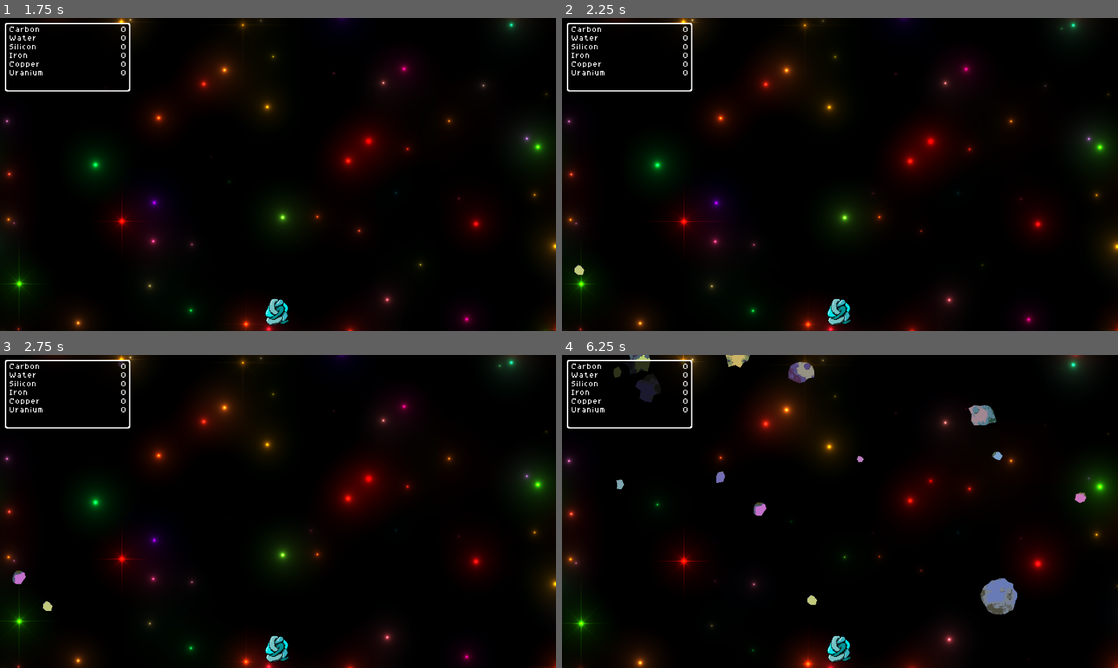
Above: before the commit, frames 1-4 (two rows, left to right).
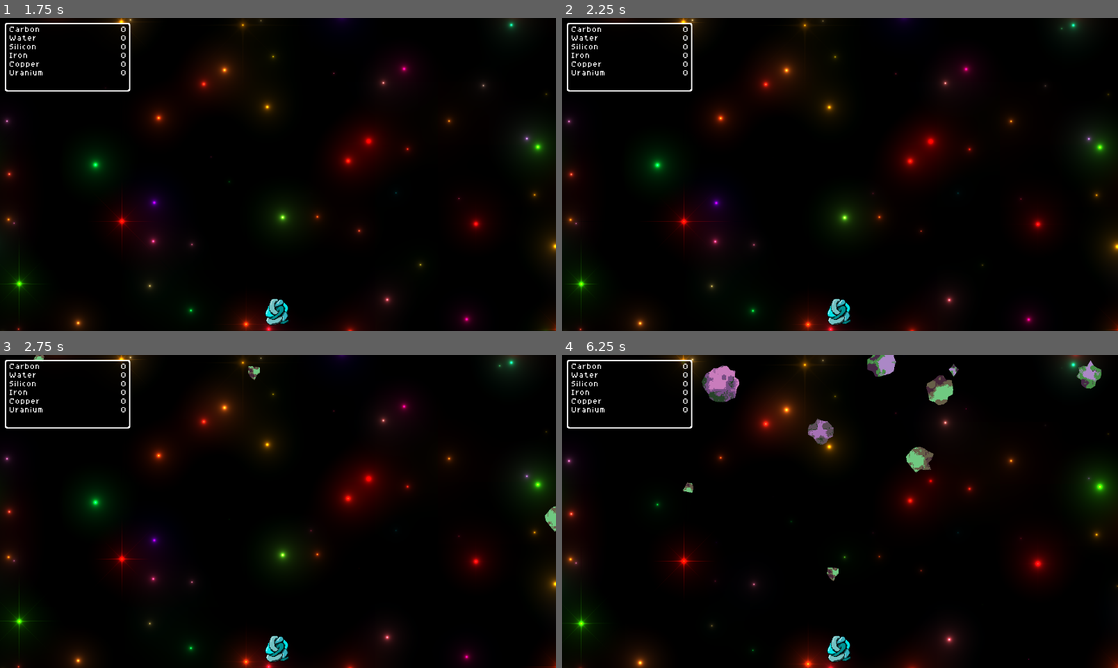
Above: after the commit, the same moments.

Repository: docwhat/screams-into-the-void
Game: Godot game, scene res://main.tscn
Same seed, same stepped clock (60 frames per second), same inputs: the game is played once before the commit and once after it.
Inputs (mouse positions are in pixels of both pictures, inside the frame that each line leads up to):
- Up to frame 1 (1.75 s): click "Play" at 0.5 s; tap Enter at 1.25 s; move the mouse to (400, 158) at 1.27 s; hold Shift from 1.28 s (still down); click (400, 158) at 1.42 s
- Up to frame 2 (2.25 s): release Shift at 2 s; tap Space at 2 s; drag from (728, 190) to (840, 312) at 2.02 s
- Up to frame 3 (2.75 s): no input
- Up to frame 4 (6.25 s): move the mouse to (895, 442) at 2.77 s; tap Ctrl at 2.85 s; click (895, 442) at 2.92 s; drag from (812, 574) to (673, 464) at 3.52 s; move the mouse to (1006, 558) at 4.27 s; tap Alt at 4.35 s; click (1006, 558) at 4.42 s; tap Escape (pause) at 4.9 s; click "Play" at 5 s; drag from (673, 464) to (840, 649) at 5.77 s

Frame 1 is identical in both runs. In frame 2, less than 0.1% of the frame differs, in the area x 2-4%, y 78-83%; in frame 3, 0.3%; in frame 4, 4.1%, in the area x 9-97%, y 0-83%.

Commit message:
played with asteroid size/colors

Diff:
--- /dev/null
+++ b/ColorSchemes.gd
@@ -0,0 +1,47 @@
+extends Node
+
+# Using ideas from https://www.iquilezles.org/www/articles/palettes/palettes.htm
+func generate_colorscheme(n_colors : int, hue_diff : float = 0.9, saturation : float = 0.5) -> PackedColorArray:
+#       var a = Vector3(rand_range(0.0, 0.5), rand_range(0.0, 0.5), rand_range(0.0, 0.5))
+        var a = Vector3(0.5,0.5,0.5)
+#       var b = Vector3(rand_range(0.1, 0.6), rand_range(0.1, 0.6), rand_range(0.1, 0.6))
+        var b = Vector3(0.5,0.5,0.5) * saturation
+        var c = Vector3(
+          Global.rng.randf_range(0.5, 1.5),
+          Global.rng.randf_range(0.5, 1.5),
+          Global.rng.randf_range(0.5, 1.5)
+        ) * hue_diff
+        var d = Vector3(
+          Global.rng.randf_range(0.0, 1.0),
+          Global.rng.randf_range(0.0, 1.0),
+          Global.rng.randf_range(0.0, 1.0)
+        ) * Global.rng.randf_range(1.0, 3.0)
+
+        var cols = PackedColorArray()
+        var n = float(n_colors - 1.0)
+        n = max(1, n)
+        for i in range(0, n_colors, 1):
+                var vec3 = Vector3()
+                vec3.x = (a.x + b.x * cos(6.28318 * (c.x * float(i/n) + d.x)))
+                vec3.y = (a.y + b.y * cos(6.28318 * (c.y * float(i/n) + d.y)))
+                vec3.z = (a.z + b.z * cos(6.28318 * (c.z * float(i/n) + d.z)))
+
+                cols.append(Color(vec3.x, vec3.y, vec3.z))
+
+        return cols
+
+# Returns a set of related colors.
+func randomize_colors(count : int = 3) -> Array[Color]:
+  var seed_colors : PackedColorArray = generate_colorscheme(
+    3,
+    Global.rng.randf_range(0.3, 0.6),
+    0.5
+  )
+  var cols : Array[Color] = []
+  for i : int in count:
+    var new_col : Color = seed_colors[i].darkened(i/float(count))
+    new_col = new_col.lightened((1.0 - (i/float(count))) * 0.2)
+
+    cols.append(new_col)
+
+  return cols
--- a/Global.gd
+++ b/Global.gd
@@ -6,7 +6,11 @@
 )
 
 var rng : RandomNumberGenerator = RandomNumberGenerator.new()
-var star_speed : float = 0.01
+
+var debug_asteroid_size : bool = OS.is_debug_build() && false
+
+# Star background
+var star_speed : float = 0.03
 
 # Player information.
 var player_size : Vector2 = Vector2(64, 64)
@@ -15,9 +19,16 @@
 # How much rocks do we have. (PlayerState)
 var collection : MatterCollection = MatterCollection.new()
 
-# Asteroid system variables
-var asteroid_player_intercept_chance : float = 0.3  # 30% chance asteroids target player
-var asteroid_top_down_bias : float = 0.7  # 70% chance asteroids come from top
+# Chance that an asteroid aims directly for the player. 1.0 == 100%
+var asteroid_player_intercept_chance : float = 0.3
+
+# Change that an asteroid is spawned, weighted. The number of asteroids is
+# the index.
+var asteroid_spawn_chances : Array[float] = [1, 6, 4, 2, 1, 0.5, 0.25, 0.125, 0.0625]
+
+# The number of asteroids to spawn based on the spawn chances.
+func number_of_asteroids_to_spawn() -> int:
+  return rng.rand_weighted(asteroid_spawn_chances)
 
 # Materials. Never delete any. Never change any numbers. Otherwise
 # saves won't work.
--- a/asteroid/AsteroidSize.gd
+++ b/asteroid/AsteroidSize.gd
@@ -16,42 +16,123 @@
 static var GargantuanAsteroidSize
 
 static func _static_init():
-  # new(radius, max_radius_delta, poly_points, probability)
-  TinyAsteroidSize = AsteroidSize.new(8, 3.0, 6, 1.0)
+  ##############################################
+  TinyAsteroidSize = AsteroidSize.new()
+  TinyAsteroidSize.radius = 8
+  TinyAsteroidSize.max_radius_delta = 3.0
+  TinyAsteroidSize.number_of_points = 6
+  TinyAsteroidSize.probability = 1.0
+
+  # Shader parameters
+  TinyAsteroidSize.noise_size = 20.0
+  TinyAsteroidSize.crater_size = 0.2
   ALL_SIZES.push_back(TinyAsteroidSize)
 
-  SmallAsteroidSize = AsteroidSize.new(12, 4.5, 7, 2.0)
+  ##############################################
+  SmallAsteroidSize = AsteroidSize.new()
+  SmallAsteroidSize.radius = 12
+  SmallAsteroidSize.max_radius_delta = 4.5
+  SmallAsteroidSize.number_of_points = 7
+  SmallAsteroidSize.probability = 2.0
+
+  # Shader parameters
+  SmallAsteroidSize.noise_size = 18.0
+  SmallAsteroidSize.crater_size = 0.2
   ALL_SIZES.push_back(SmallAsteroidSize)
 
-  SpikySmallAsteroidSize = AsteroidSize.new(12, 10.0, 6, 1.5)
+  ##############################################
+  SpikySmallAsteroidSize = AsteroidSize.new()
+  SpikySmallAsteroidSize.radius = 12
+  SpikySmallAsteroidSize.max_radius_delta = 10.0
+  SpikySmallAsteroidSize.number_of_points = 8
+  SpikySmallAsteroidSize.probability = 1.5
+
+  # Shader parameters
+  SpikySmallAsteroidSize.noise_size = 18.0
+  SpikySmallAsteroidSize.crater_size = 0.2
   ALL_SIZES.push_back(SpikySmallAsteroidSize)
 
-  MediumAsteroidSize = AsteroidSize.new(16, 6.4, 10, 2.5)
+  ##############################################
+  MediumAsteroidSize = AsteroidSize.new()
+  MediumAsteroidSize.radius = 16
+  MediumAsteroidSize.max_radius_delta = 7.4
+  MediumAsteroidSize.number_of_points = 11
+  MediumAsteroidSize.probability = 2.5
+
+  # Shader parameters
+  MediumAsteroidSize.pixels = 75.0
+  MediumAsteroidSize.noise_size = 10.0
+  MediumAsteroidSize.crater_size = 0.25
   ALL_SIZES.push_back(MediumAsteroidSize)
 
-  BigAsteroidSize = AsteroidSize.new(28, 12.0, 14, 5.0)
+  ##############################################
+  BigAsteroidSize = AsteroidSize.new()
+  BigAsteroidSize.radius = 28
+  BigAsteroidSize.max_radius_delta = 11.0
+  BigAsteroidSize.number_of_points = 17
+  BigAsteroidSize.probability = 5.0
+
+  # Shader parameters
+  BigAsteroidSize.noise_size = 6.3
+  BigAsteroidSize.crater_size = 0.3
   ALL_SIZES.push_back(BigAsteroidSize)
 
-  LargeAsteroidSize = AsteroidSize.new(32, 10.0, 18, 2.0)
+  ##############################################
+  LargeAsteroidSize = AsteroidSize.new()
+  LargeAsteroidSize.radius = 32
+  LargeAsteroidSize.max_radius_delta = 10.0
+  LargeAsteroidSize.number_of_points = 19
+  LargeAsteroidSize.probability = 2.0
+
+  # Shader parameters
+  LargeAsteroidSize.noise_size = 5.3
+  LargeAsteroidSize.crater_size = 0.35
   ALL_SIZES.push_back(LargeAsteroidSize)
 
-  HugeAsteroidSize = AsteroidSize.new(42, 5.0, 25, 0.2)
+  ##############################################
+  HugeAsteroidSize = AsteroidSize.new()
+  HugeAsteroidSize.radius = 42
+  HugeAsteroidSize.max_radius_delta = 7.0
+  HugeAsteroidSize.number_of_points = 25
+  HugeAsteroidSize.probability = 0.2
+
+  # Shader parameters
+  HugeAsteroidSize.noise_size = 5.3
+  HugeAsteroidSize.crater_size = 0.3
   ALL_SIZES.push_back(HugeAsteroidSize)
 
-  GargantuanAsteroidSize = AsteroidSize.new(64, 4.0, 40, 0.1)
+  ##############################################
+  GargantuanAsteroidSize = AsteroidSize.new()
+  GargantuanAsteroidSize.radius = 64
+  GargantuanAsteroidSize.max_radius_delta = 5.0
+  GargantuanAsteroidSize.number_of_points = 40
+  GargantuanAsteroidSize.probability = 0.1
+
+  # Shader parameters
+  GargantuanAsteroidSize.noise_size = 5.3
+  GargantuanAsteroidSize.crater_size = 0.3
   ALL_SIZES.push_back(GargantuanAsteroidSize)
 
 # Base radius of the asteroid.
-var radius : float
+var radius : float = 10
 
 # Maximum change to the radius of the asteroid.
-var max_radius_delta : float
+var max_radius_delta : float  = 3
 
 # Used to calculate what the probability of an asteroid being spawned is.
-var probability : float
+var probability : float = 0.1
 
 # The number of points for the polygon.
 var number_of_points : int
+
+# The ratio of pixels on the asteroid's surface.
+var pixels : float = 75.0
+
+# The size of the noise patterns.
+var noise_size : float = 5.3
+
+# The size of the craters.
+var crater_size : float = 0.3
 
 # Stores all asteroid sizes.
 static var ALL_SIZES : Array[AsteroidSize] = []
@@ -66,11 +147,27 @@
   var random_index = Global.rng.rand_weighted(weights)
   return ALL_SIZES[random_index]
 
-func _init(r : float, d : float, n: int, p: float) -> void:
-    radius = r
-    max_radius_delta = d
-    number_of_points = n
-    probability = p
+func configure_shader(mat : ShaderMaterial) -> void:
+  mat.set_shader_parameter("pixels", pixels)
+  mat.set_shader_parameter("noise_size", noise_size)
+  mat.set_shader_parameter("crater_size", crater_size)
+
+  if Global.debug_asteroid_size:
+    print_rich("r: %.0f +/- %.1f \t n: %d \t pix: %.2f \t noise: %.2f \t crater: %.2f" % [
+      radius,
+      max_radius_delta,
+      number_of_points,
+      pixels,
+      noise_size,
+      crater_size
+    ])
+    print_rich("  n/r: %.2f  d/r: %.2f  noise/r: %.2f  crater/r: %.3f  crater/noise: %.3f" % [
+      number_of_points / radius,
+      max_radius_delta / radius,
+      noise_size / radius,
+      crater_size / radius,
+      crater_size / noise_size
+    ])
 
 # Generate a set of points describing an asteroid of this size.
 func generatePolygon() -> PackedVector2Array:
--- a/asteroid/asteroid.gd
+++ b/asteroid/asteroid.gd
@@ -7,51 +7,6 @@
 var asteroid_size : AsteroidSize
 
 var composition : MatterCollection = MatterCollection.new()
-
-# Using ideas from https://www.iquilezles.org/www/articles/palettes/palettes.htm
-func generate_colorscheme(n_colors : int, hue_diff : float = 0.9, saturation : float = 0.5) -> PackedColorArray:
-#       var a = Vector3(rand_range(0.0, 0.5), rand_range(0.0, 0.5), rand_range(0.0, 0.5))
-        var a = Vector3(0.5,0.5,0.5)
-#       var b = Vector3(rand_range(0.1, 0.6), rand_range(0.1, 0.6), rand_range(0.1, 0.6))
-        var b = Vector3(0.5,0.5,0.5) * saturation
-        var c = Vector3(
-          Global.rng.randf_range(0.5, 1.5),
-          Global.rng.randf_range(0.5, 1.5),
-          Global.rng.randf_range(0.5, 1.5)
-        ) * hue_diff
-        var d = Vector3(
-          Global.rng.randf_range(0.0, 1.0),
-          Global.rng.randf_range(0.0, 1.0),
-          Global.rng.randf_range(0.0, 1.0)
-        ) * Global.rng.randf_range(1.0, 3.0)
-
-        var cols = PackedColorArray()
-        var n = float(n_colors - 1.0)
-        n = max(1, n)
-        for i in range(0, n_colors, 1):
-                var vec3 = Vector3()
-                vec3.x = (a.x + b.x * cos(6.28318 * (c.x * float(i/n) + d.x)))
-                vec3.y = (a.y + b.y * cos(6.28318 * (c.y * float(i/n) + d.y)))
-                vec3.z = (a.z + b.z * cos(6.28318 * (c.z * float(i/n) + d.z)))
-
-                cols.append(Color(vec3.x, vec3.y, vec3.z))
-
-        return cols
-
-func randomize_colors() -> Array[Color]:
-  var seed_colors : PackedColorArray = generate_colorscheme(
-    3,
-    Global.rng.randf_range(0.3, 0.6),
-    0.5
-  )
-  var cols : Array[Color] = []
-  for i : int in 3:
-    var new_col : Color = seed_colors[i].darkened(i/3.0)
-    new_col = new_col.lightened((1.0 - (i/3.0)) * 0.2)
-
-    cols.append(new_col)
-
-  return cols
 
 func _ready() -> void:
   asteroid_size = AsteroidSize.get_random_asteroid_size()
@@ -72,13 +27,18 @@
   poly.set_polygon(points)
   var mat: ShaderMaterial = poly.material
   mat.set_shader_parameter("seed", Global.rng.randf() * 1000 / 100.0)
-  mat.set_shader_parameter("colors", randomize_colors())
+  set_colors(ColorSchemes.randomize_colors())
+
+  asteroid_size.configure_shader(mat)
 
   # Collision polygon shape.
   var collider : CollisionPolygon2D = $CollisionPolygon2D
   collider.set_polygon(points)
 
   count += 1
+
+func set_colors(colors : Array[Color]) -> void:
+  $Polygon2D.material.set_shader_parameter("colors", colors)
 
 func be_absorbed() -> void:
   Global.collection.add_collection(composition)
@@ -104,3 +64,79 @@
          pos.x >= 0.0 - fudge && \
          pos.x <= screen.x + fudge && \
          pos.y <= screen.y + fudge
+
+enum Side {
+  TOP,
+  LEFT,
+  RIGHT,
+  BOTTOM
+}
+
+# Asteroids start off screen. We need to ensure they spawn far enough off screen
+# that they can't be seen.
+func calculate_asteroid_starting_position(screen_size : Vector2) -> Vector2:
+  # Distance from edge of screen to the asteroid off screen.
+  var spawn_margin : int = 100
+
+  # Where the asteroid should spawn.
+  var sides = [Side.TOP, Side.LEFT, Side.RIGHT, Side.BOTTOM]
+  var side_weights : PackedFloat32Array = [5, 1.5, 1.5, 0.2]
+
+  var side_index = Global.rng.rand_weighted(side_weights)
+  match sides[side_index]:
+    Side.LEFT:
+      return Vector2(
+        -spawn_margin,
+        Global.rng.randf_range(0, screen_size.y)
+      )
+    Side.RIGHT:
+      return Vector2(
+        screen_size.x + spawn_margin,
+        Global.rng.randf_range(0, screen_size.y)
+      )
+    Side.BOTTOM:
+      return Vector2(
+        Global.rng.randf_range(0, screen_size.x),
+        screen_size.y + spawn_margin
+      )
+    Side.TOP, _: # AKA Side.TOP
+      return Vector2(
+        Global.rng.randf_range(-spawn_margin, screen_size.x + spawn_margin),
+        -spawn_margin
+      )
+
+
+func launch(scene : Node, screen_size : Vector2, player_coord : Vector2) -> Node:
+  var target_coord : Vector2
+  var direction : float
+
+  # Determine if this asteroid should intercept the player
+  var should_intercept = Global.rng.randf() < Global.asteroid_player_intercept_chance
+
+  # Need to freeze the asteroid prior to making changes.
+  set_freeze_enabled(true)
+  position = calculate_asteroid_starting_position(screen_size)
+
+  if should_intercept:
+    target_coord = player_coord
+  else:
+    target_coord = Vector2(
+      Global.rng.randf_range(0, screen_size.x),
+      Global.rng.randf_range(0, screen_size.y)
+    )
+  direction = position.angle_to_point(target_coord)
+
+  # Choose a velocity
+  var speed = Global.rng.randf_range(100.0, 150.0)
+  var velocity = Vector2(speed, 0.0).rotated(direction)
+
+  # Restore the physics.
+  set_freeze_enabled(false)
+
+  # Send it on its way.
+  apply_impulse(velocity)
+
+  # Spawn it by adding to the Main scene
+  scene.add_child(self)
+
+  return self
--- a/main.gd
+++ b/main.gd
@@ -1,11 +1,4 @@
 extends Control
-
-enum Side {
-  TOP,
-  LEFT,
-  RIGHT,
-  BOTTOM
-}
 
 func _ready() -> void:
   Global.rng.randomize()
@@ -39,77 +32,24 @@
   else:
     pause()
 
-# Asteroids start off screen. We need to ensure they spawn far enough off screen
-# that they can't be seen.
-func calculate_asteroid_starting_position() -> Vector2:
+
+func _on_asteroid_timer_timeout() -> void:
+  const scene = preload("res://asteroid/asteroid.tscn")
   var screen_size : Vector2 = get_viewport_rect().size
 
-  # Distance from edge of screen to the asteroid off screen.
-  var spawn_margin : int = 100
+  # Check if an asteroid should spawn.
+  var count : int = Global.number_of_asteroids_to_spawn()
 
-  # Where the asteroid should spawn.
-  var sides = [Side.TOP, Side.LEFT, Side.RIGHT, Side.BOTTOM]
-  var side_weights : PackedFloat32Array = [5, 1.5, 1.5, 0.1]
+  var colors : Array[Color] = ColorSchemes.randomize_colors()
 
-  var side_index = Global.rng.rand_weighted(side_weights)
-  match sides[side_index]:
-    Side.LEFT:
-      return Vector2(
-        -spawn_margin,
-        Global.rng.randf_range(0, screen_size.y)
-      )
-    Side.RIGHT:
-      return Vector2(
-        screen_size.x + spawn_margin,
-        Global.rng.randf_range(0, screen_size.y)
-      )
-    Side.BOTTOM:
-      return Vector2(
-        Global.rng.randf_range(0, screen_size.x),
-        screen_size.y + spawn_margin
-      )
-    _: # AKA Side.TOP
-      return Vector2(
-        Global.rng.randf_range(-spawn_margin, screen_size.x + spawn_margin),
-        -spawn_margin
-      )
+  for i in range(count):
+    # Sleep if this asteroid isn't the only one being spawned in a row.
+    if i > 0:
+      await get_tree().create_timer(0.15).timeout
+
+    var asteroid = scene.instantiate()
+    asteroid.launch(self, screen_size, $Player.global_position)
+    asteroid.set_colors(colors)
 
 
-
-func _on_asteroid_timer_timeout() -> void:
-  var asteroid : RigidBody2D = preload("res://asteroid/asteroid.tscn").instantiate()
-  var screen_size : Vector2 = get_viewport_rect().size
-
-  var target_coord : Vector2
-  var direction : float
-
-  # Determine if this asteroid should intercept the player
-  var should_intercept = Global.rng.randf() < Global.asteroid_player_intercept_chance
-
-  # Need to freeze the asteroid prior to making changes.
-  asteroid.set_freeze_enabled(true)
-  asteroid.position = calculate_asteroid_starting_position()
-
-  if should_intercept:
-    target_coord = $Player.global_position
-  else:
-    target_coord = Vector2(
-      Global.rng.randf_range(0, screen_size.x),
-      Global.rng.randf_range(0, screen_size.y)
-    )
-  direction = asteroid.position.angle_to_point(target_coord)
-
-  # Choose a velocity
-  var speed = Global.rng.randf_range(100.0, 150.0)
-  var velocity = Vector2(speed, 0.0).rotated(direction)
-
-  # Restore the physics.
-  asteroid.set_freeze_enabled(false)
-
-  # Send it on its way.
-  asteroid.apply_impulse(velocity)
-
-  # Spawn it by adding to the Main scene
-  add_child(asteroid)
-
 # EOF
--- a/main.tscn
+++ b/main.tscn
@@ -20,7 +20,6 @@
 script = ExtResource("1_h2yge")
 
 [node name="AsteroidTimer" type="Timer" parent="."]
-wait_time = 0.333
 autostart = true
 
 [node name="Background" type="CanvasLayer" parent="."]
--- a/project.godot
+++ b/project.godot
@@ -21,6 +21,7 @@
 [autoload]
 
 Global="*res://Global.gd"
+ColorSchemes="*res://ColorSchemes.gd"
 
 [display]
 
Not shown, added: ColorSchemes.gd.uid
